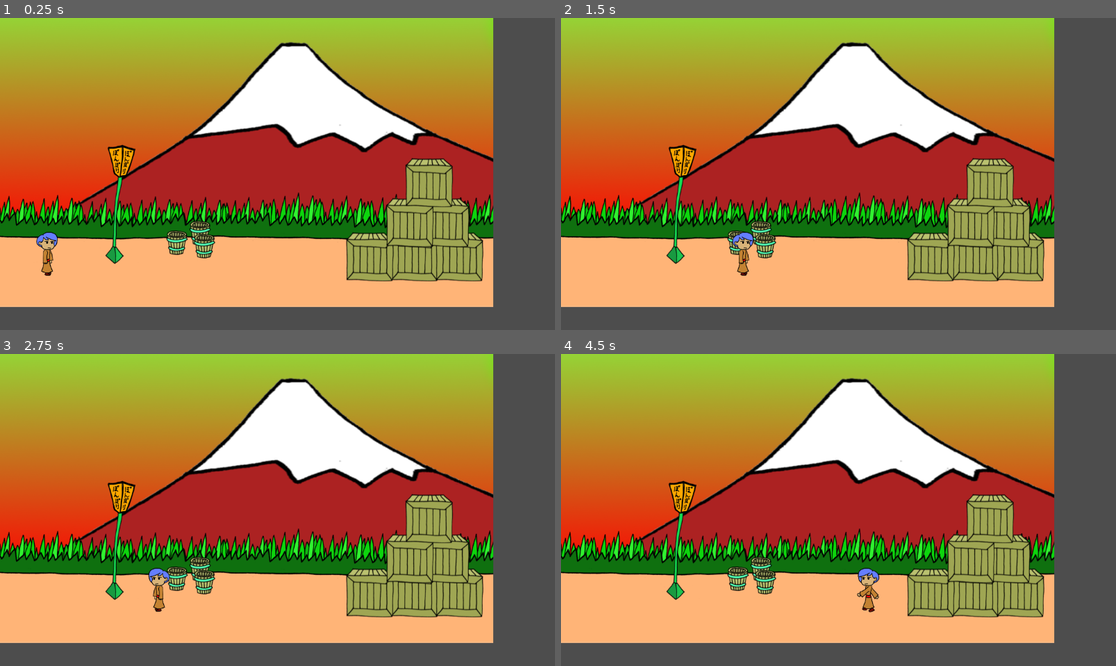
Above: before the commit, frames 1-4 (two rows, left to right).
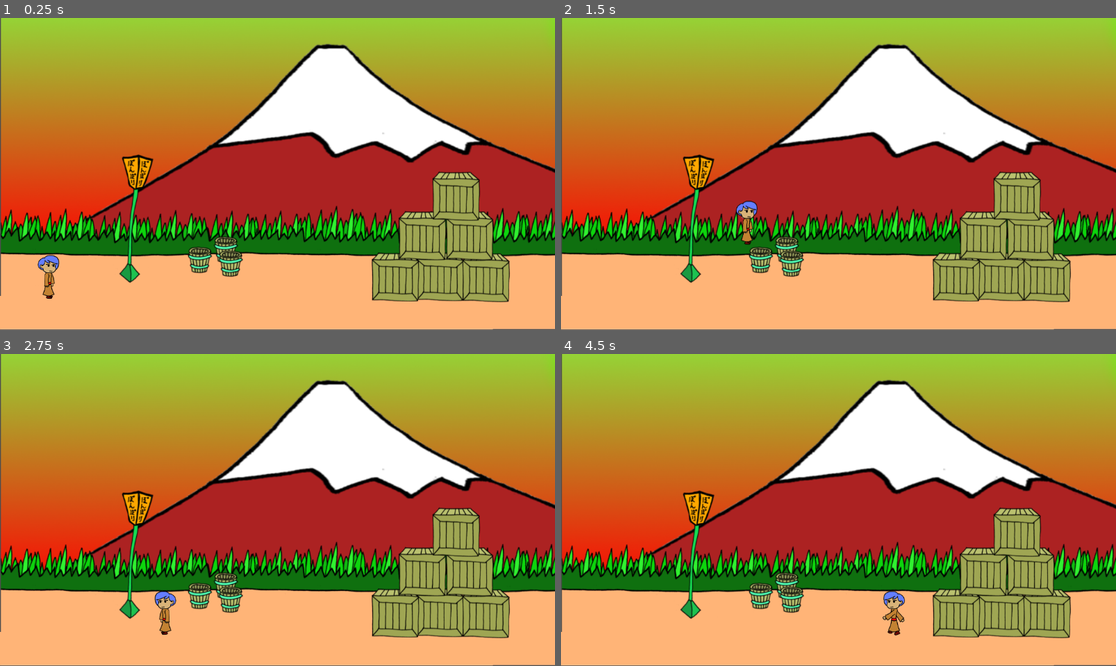
Above: after the commit, the same moments.

Repository: JacksonImbes/AulaJogos
Game: Godot game, scene res://world.tscn
Same seed, same stepped clock (60 frames per second), same inputs: the game is played once before the commit and once after it.
Inputs:
- Up to frame 1 (0.25 s): no input
- Up to frame 2 (1.5 s): tap Enter at 0.5 s; hold Right (ui_right) from 0.53 s (still down); tap Up (ui_up) at 0.77 s
- Up to frame 3 (2.75 s): tap Up (ui_up) at 1.52 s; release Right (ui_right) at 2.03 s; hold Left (ui_left) from 2.03 s (still down)
- Up to frame 4 (4.5 s): release Left (ui_left) at 2.78 s; hold Right (ui_right) 2.78-4.28 s; tap Up (ui_up) at 3.02, 3.77 s; hold Left (ui_left) from 4.28 s (still down)

The runs differ from the first frame. In frame 1, 45% of the frame differs, in the area x 0-100%, y 0-100%; in frame 2, 45%; in frame 3, 45%; in frame 4, 45%.
Error before the commit: Attempt to call function 'play' in base 'null instance' on a null instance. (res://player.gd:14)

Commit message:
Add files via upload

Diff:
--- a/hello/ground.tscn
+++ b/hello/ground.tscn
@@ -3,7 +3,7 @@
 [ext_resource type="Texture2D" uid="uid://cuyj733ewenec" path="res://assets/ground.png" id="1_et8yg"]
 
 [sub_resource type="RectangleShape2D" id="RectangleShape2D_mnaik"]
-size = Vector2(1024, 70)
+size = Vector2(1353, 70)
 
 [node name="Ground" type="StaticBody2D"]
 
@@ -11,4 +11,5 @@
 texture = ExtResource("1_et8yg")
 
 [node name="CollisionShape2D" type="CollisionShape2D" parent="."]
+position = Vector2(165.5, 0)
 shape = SubResource("RectangleShape2D_mnaik")
--- a/hello/world.tscn
+++ b/hello/world.tscn
@@ -1,37 +1,48 @@
-[gd_scene load_steps=5 format=3 uid="uid://5r0744ul73h"]
+[gd_scene load_steps=7 format=3 uid="uid://5r0744ul73h"]
 
 [ext_resource type="Texture2D" uid="uid://bu6hncv3yhejk" path="res://assets/background.png" id="1_tr0te"]
 [ext_resource type="PackedScene" uid="uid://c2h7wufcpmdvf" path="res://box.tscn" id="2_r57mg"]
 [ext_resource type="PackedScene" uid="uid://b3ir66faseaef" path="res://ground.tscn" id="2_vjyxa"]
 [ext_resource type="PackedScene" uid="uid://blful8xnddc6u" path="res://player.tscn" id="3_gw6id"]
+[ext_resource type="AudioStream" uid="uid://xrqtvlkqpclt" path="res://assets/jump.wav" id="5_mpo3f"]
+[ext_resource type="AudioStream" uid="uid://b7duwlhhixyms" path="res://assets/music.ogg" id="6_yxwor"]
 
 [node name="World" type="Node2D"]
 
+[node name="Ground" parent="." instance=ExtResource("2_vjyxa")]
+position = Vector2(511, 612)
+
 [node name="TextureRect" type="TextureRect" parent="."]
-offset_right = 40.0
-offset_bottom = 40.0
+offset_left = 2.0
+offset_right = 1153.0
+offset_bottom = 646.0
 texture = ExtResource("1_tr0te")
 
-[node name="Ground" parent="." instance=ExtResource("2_vjyxa")]
-position = Vector2(511, 564)
-
 [node name="Box" parent="." instance=ExtResource("2_r57mg")]
-position = Vector2(861, 496)
+position = Vector2(914, 537)
 
 [node name="Box2" parent="." instance=ExtResource("2_r57mg")]
-position = Vector2(768, 496)
+position = Vector2(821, 538)
 
 [node name="Box3" parent="." instance=ExtResource("2_r57mg")]
-position = Vector2(954, 496)
+position = Vector2(1009, 539)
 
 [node name="Box4" parent="." instance=ExtResource("2_r57mg")]
-position = Vector2(925, 425)
+position = Vector2(975, 452)
 
 [node name="Box5" parent="." instance=ExtResource("2_r57mg")]
-position = Vector2(851, 425)
+position = Vector2(877, 452)
 
 [node name="Box6" parent="." instance=ExtResource("2_r57mg")]
-position = Vector2(891, 342)
+position = Vector2(947, 370)
 
 [node name="Player" parent="." instance=ExtResource("3_gw6id")]
-position = Vector2(99, 518)
+position = Vector2(102, 547)
+
+[node name="SoundJump" type="AudioStreamPlayer2D" parent="Player"]
+stream = ExtResource("5_mpo3f")
+
+[node name="Music" type="AudioStreamPlayer2D" parent="."]
+position = Vector2(354, 392)
+stream = ExtResource("6_yxwor")
+autoplay = true
Not shown, added: hello/export_presets.cfg
Not shown, added: hello/Hello.console.exe
Not shown, added: hello/Hello.pck
